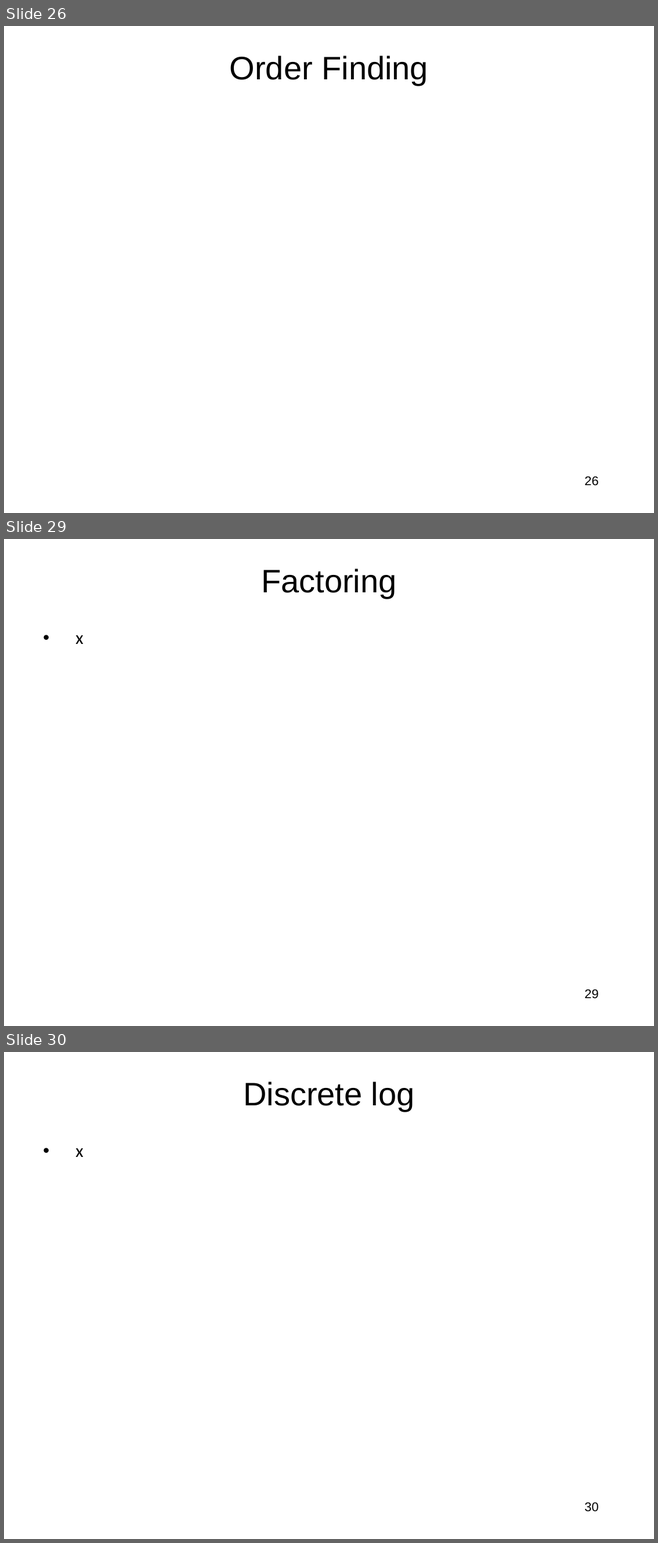
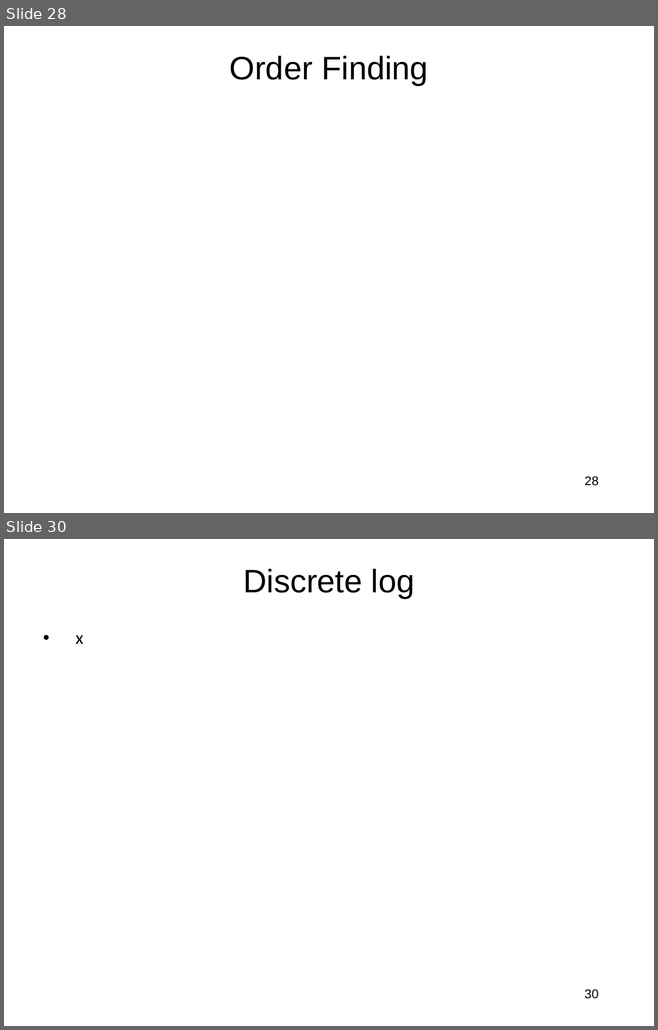
Before and after one commit to jlmucb/class_notes, a slide deck: BerkeleyClass/CS290Spring2013/Lectures/QC.pptx. Shown one above the other, each under a label of ours: slides 26, 29 and 30 before the commit, slides 28 and 30 after it; the slides between them are not shown. The pictures are 658x1543 and 658x1030 pixels, drawn with LibreOffice and Linux fonts; fonts in the diff are those of the drawing; grey boxes stand for pictures. Boxes give left, top, right and bottom in pixels: in the first picture for what was removed or moved away, otherwise in the second. Text is boxed around its words. In the diff, an @@ line names an element or a change of style, - is before the commit and + after.

```diff
--- a/BerkeleyClass/CS290Spring2013/Lectures/QC.pptx
+++ b/BerkeleyClass/CS290Spring2013/Lectures/QC.pptx
@@ slide 29 removed at [4,539,654,1026], background #FFFFFF @@
@@ title removed at [261,569,396,598] @@
-Factoring
@@ text removed at [75,635,83,644] @@
-• x
@@ page number removed at [584,989,598,999] @@
-29
@@ what was slide 26 is now slide 28 @@
@@ page number at [584,476,598,486]: text changed @@
-26
+28
```
Also in this commit, not shown: 6 slides changed, 7 slides added, 3 other slides removed.
